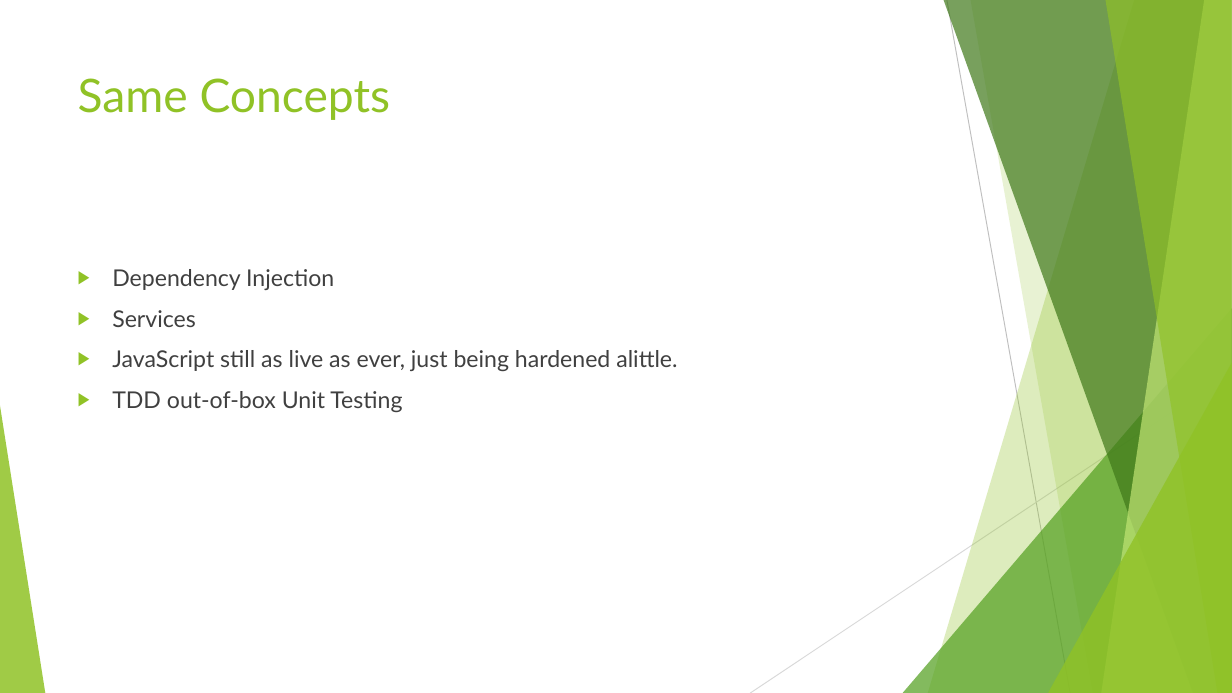
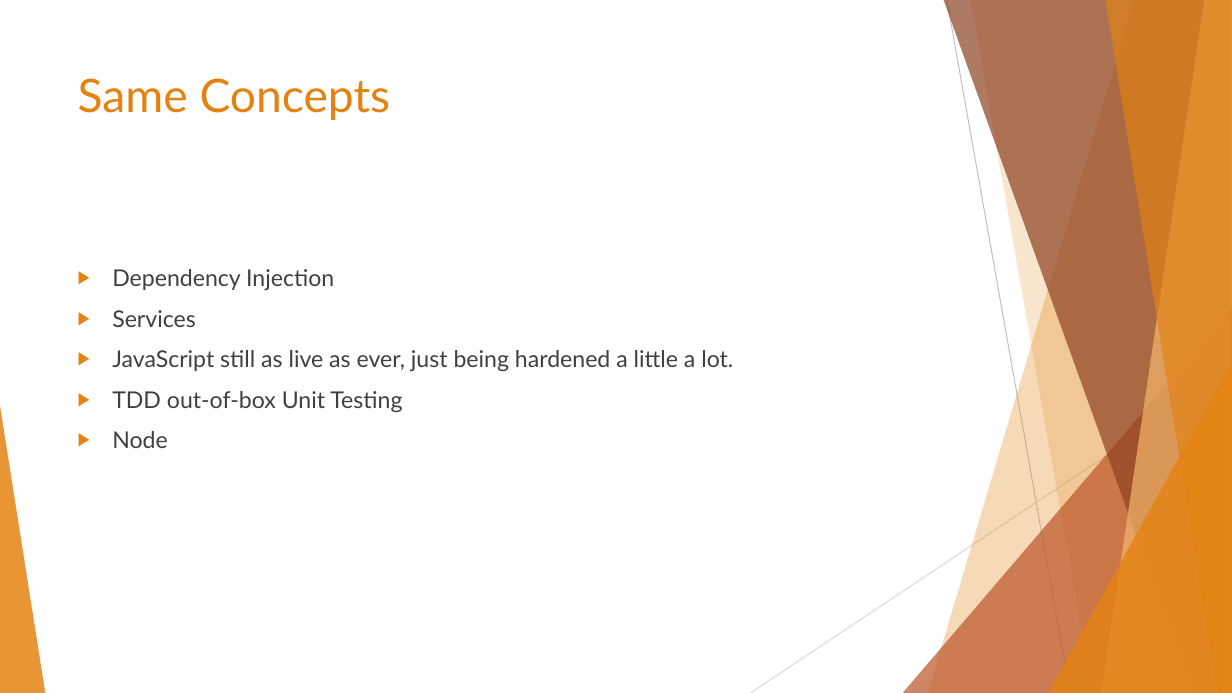
Before and after one commit to cwelrod/Demo, a slide deck: slide 4 of Angular 2 with TypeScript cont of MontJUG Spring Demo.pptx (slide 2 before the commit). Drawn at 1232x693 pixels with LibreOffice and Linux fonts; fonts in the diff are those of the drawing. Boxes give left, top, right and bottom in pixels: in the first picture for what was removed or moved away, otherwise in the second. Text is boxed around its words. In the diff, an @@ line names an element or a change of style, - is before the commit and + after.

```diff
--- a/Angular 2 with TypeScript cont of MontJUG Spring Demo.pptx
+++ b/Angular 2 with TypeScript cont of MontJUG Spring Demo.pptx
@@ freeform shape at (928, 0, 1232, 693): fill #90C226 at 30% opacity to #E48312 at 30% opacity @@
@@ freeform shape at (944, 0, 1232, 693): fill #3F7819 at 70% opacity to #8E4221 at 70% opacity @@
@@ freeform shape at (970, 0, 1232, 693): fill #90C226 at 20% opacity to #E48312 at 20% opacity @@
@@ freeform shape at (1102, 0, 1232, 693): fill #C0E474 at 70% opacity to #F3B56C at 70% opacity @@
@@ freeform shape at (1105, 0, 1232, 693): fill #90C226 at 65% opacity to #E48312 at 65% opacity @@
@@ title "Same Concepts" at (78, 78, 391, 120): text colour #90C226 to #E48312 @@
@@ triangle at (903, 308, 1232, 693): fill #54A021 at 72% opacity to #BD582C at 72% opacity @@
@@ text at (112, 350, 733, 371): text changed @@
-▶ JavaScript still as live as ever, just being hardened alittle.
+▶ JavaScript still as live as ever, just being hardened a little a lot.
@@ triangle at (1048, 363, 1232, 693): fill #90C226 at 80% opacity to #E48312 at 80% opacity @@
@@ triangle at (0, 406, 45, 693): fill #90C226 at 85% opacity to #E48312 at 85% opacity @@
@@ text at (112, 431, 167, 448): paragraph added @@
+▶ Node
```
Also in this commit, not shown: 14 other slides changed, 1 slide added, 11 slides removed.
